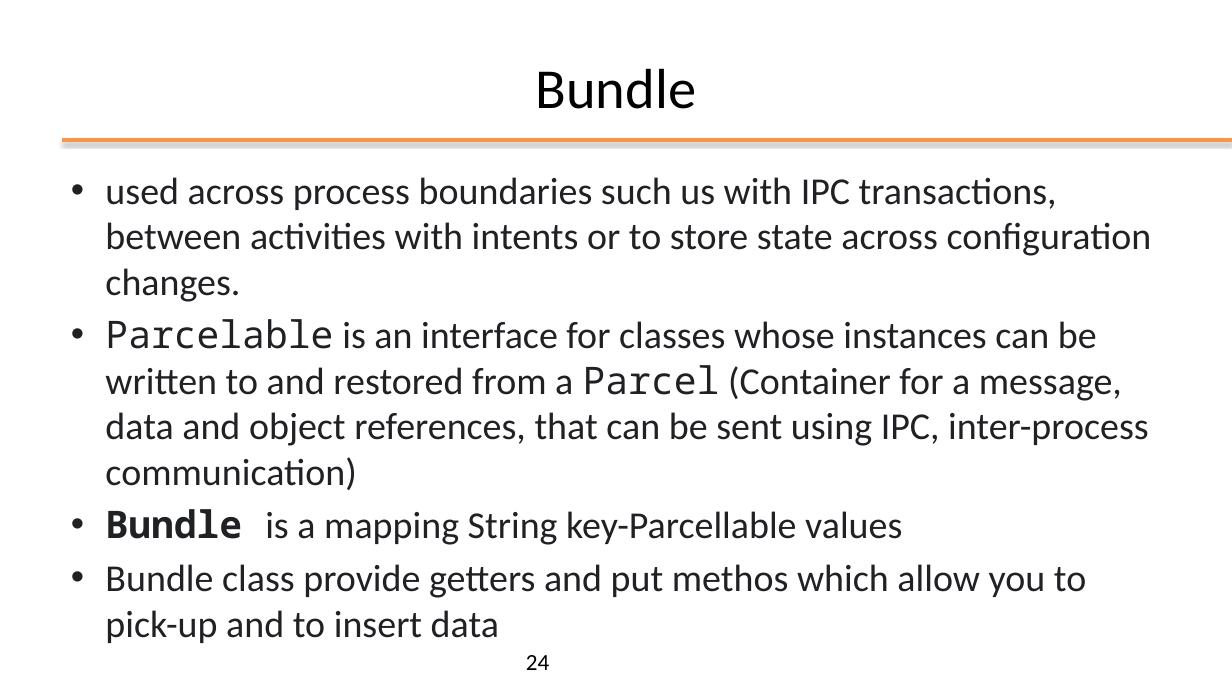
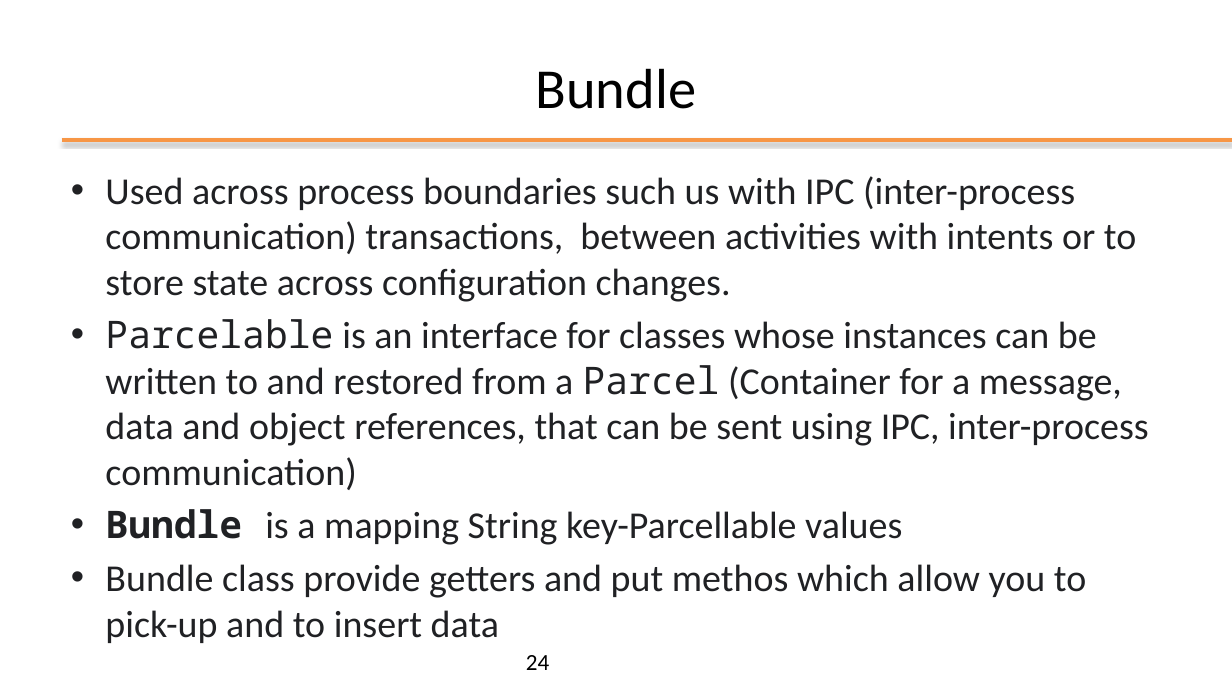
Before and after one commit to kevinmala00/ATTIVITA-PROGETTUALE, a slide deck: slide 24 of slides/04 - Activity, Intent and UI design.pptx. Drawn at 1232x693 pixels with LibreOffice and Linux fonts; fonts in the diff are those of the drawing; background and template pictures are left out. Boxes give left, top, right and bottom in pixels: in the first picture for what was removed or moved away, otherwise in the second. Text is boxed around its words. In the diff, an @@ line names an element or a change of style, - is before the commit and + after.

Commit message:
M4 COMPLETED

```diff
--- a/slides/04 - Activity, Intent and UI design.pptx
+++ b/slides/04 - Activity, Intent and UI design.pptx
@@ text at box(105, 176, 1136, 302): text changed @@
-• used across process boundaries such us with IPC transactions, between activities with intents or to store state across configuration changes.
+• Used across process boundaries such us with IPC (inter-process communication) transactions, between activities with intents or to store state across configuration changes.
```
Also in this commit, not shown: 1 other slide changed.
